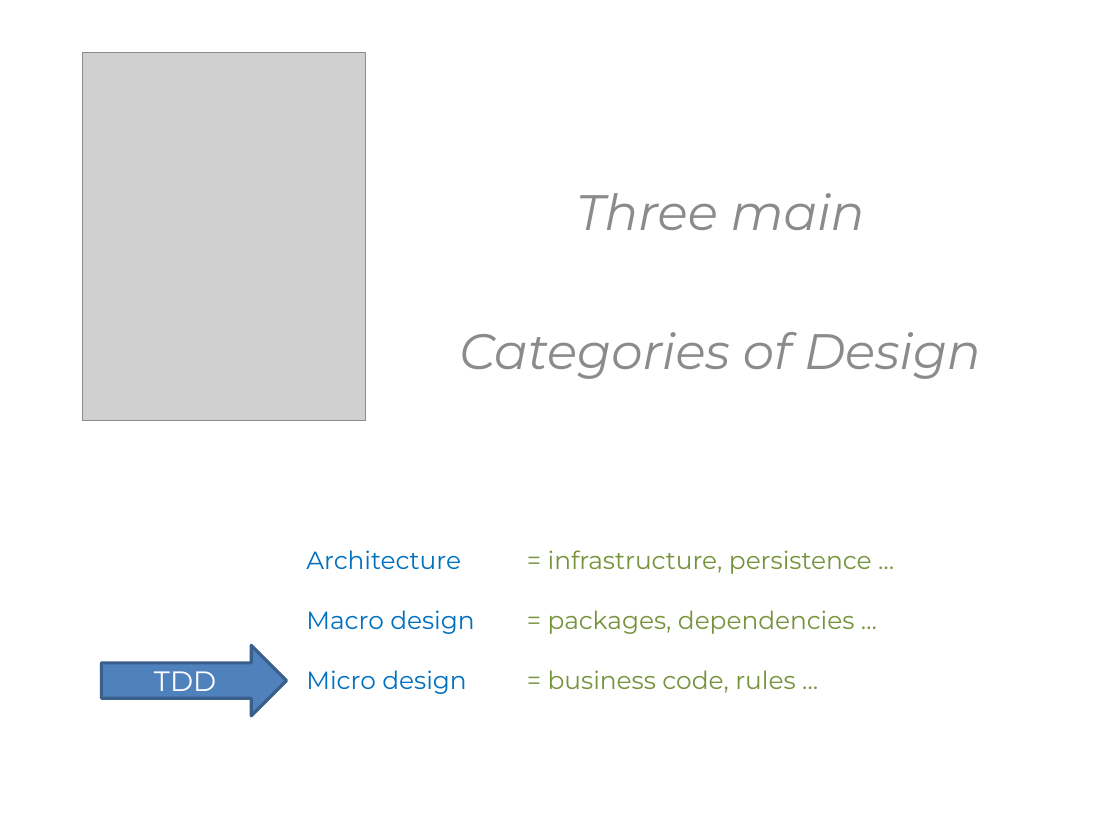
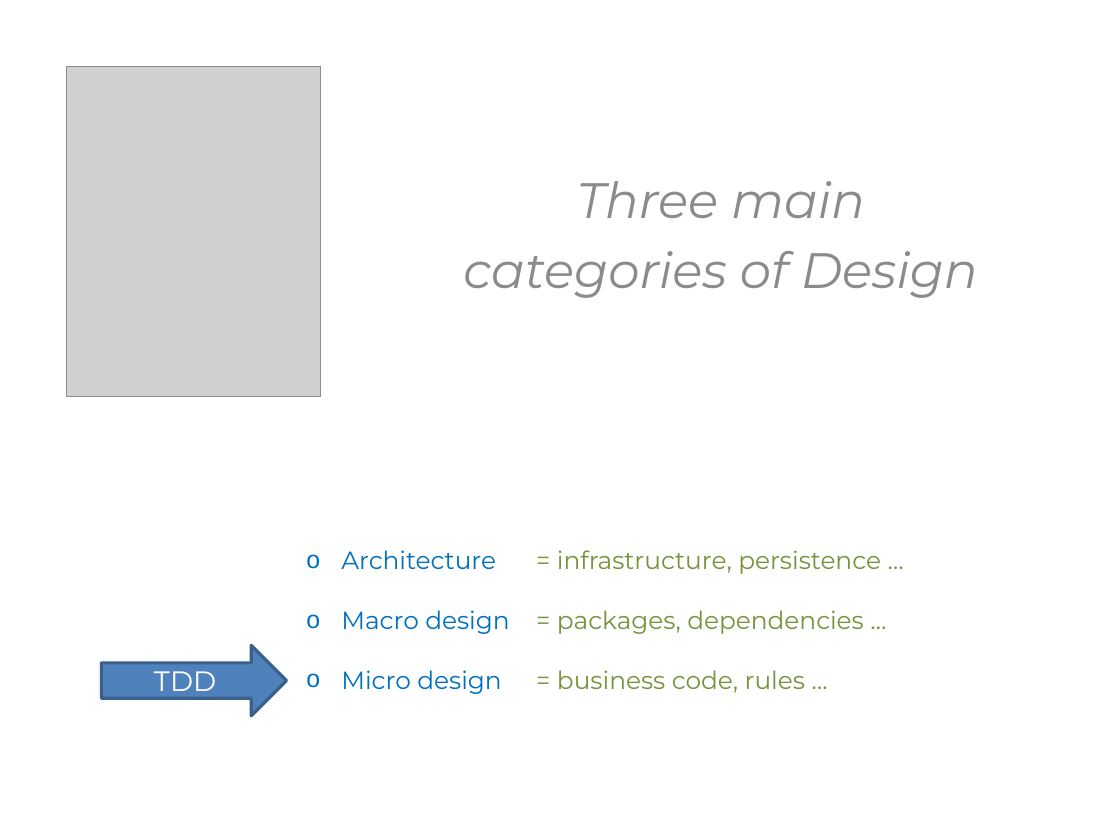
Before and after one commit to KhrisFernandez/tdd, a slide deck: slide 46 of initiation/resources/TDD - Initiation - EN.pptx (slide 41 before the commit). Drawn at 1120x840 pixels with LibreOffice and Linux fonts; fonts in the diff are those of the drawing; grey boxes stand for pictures. Boxes give left, top, right and bottom in pixels: in the first picture for what was removed or moved away, otherwise in the second. Text is boxed around its words. In the diff, an @@ line names an element or a change of style, - is before the commit and + after.

```diff
--- a/initiation/resources/TDD - Initiation - EN.pptx
+++ b/initiation/resources/TDD - Initiation - EN.pptx
@@ text "Three main": place and size @@
-text "Three main" at <box>459,193,981,379</box>
+text "Three main" at <box>463,181,978,298</box>
@@ picture: place and size @@
-picture at <box>82,53,365,421</box>
+picture at <box>66,66,320,396</box>
@@ text at <box>463,251,978,298</box>: text changed @@
-Categories of Design
+categories of Design
@@ text "Architecture" at <box>341,550,509,694</box>: bullet none to o @@
@@ text "= infrastructure, persistence …": place and size @@
-text "= infrastructure, persistence …" at <box>548,550,872,693</box>
+text "= infrastructure, persistence …" at <box>557,550,881,693</box>
```
Also in this commit, not shown: 43 other slides changed, 14 slides added, 9 slides removed, 1 other file.
